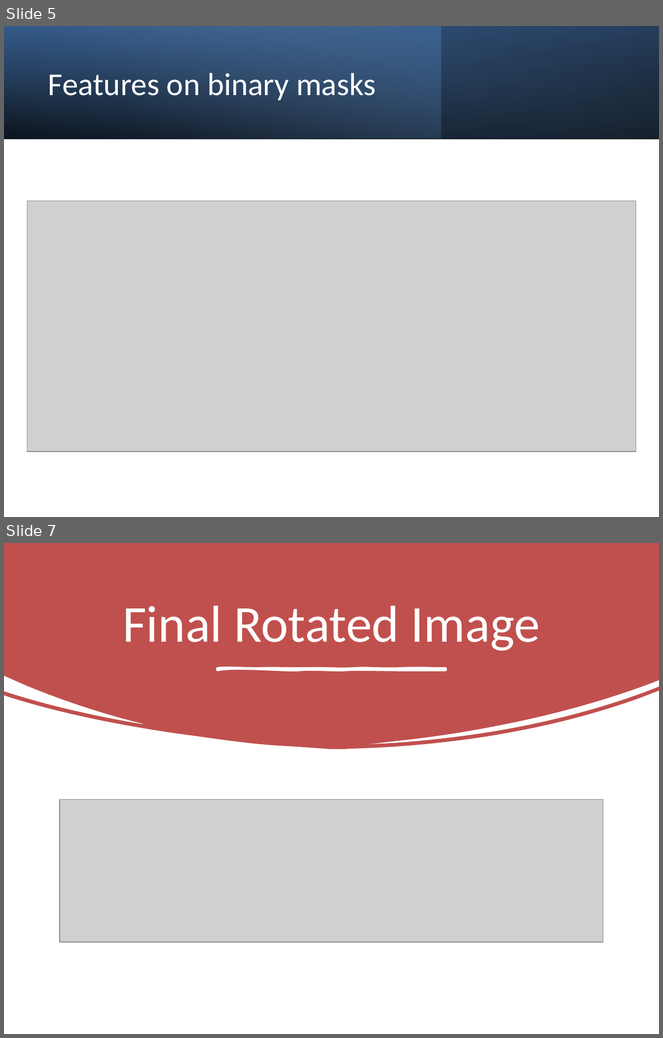
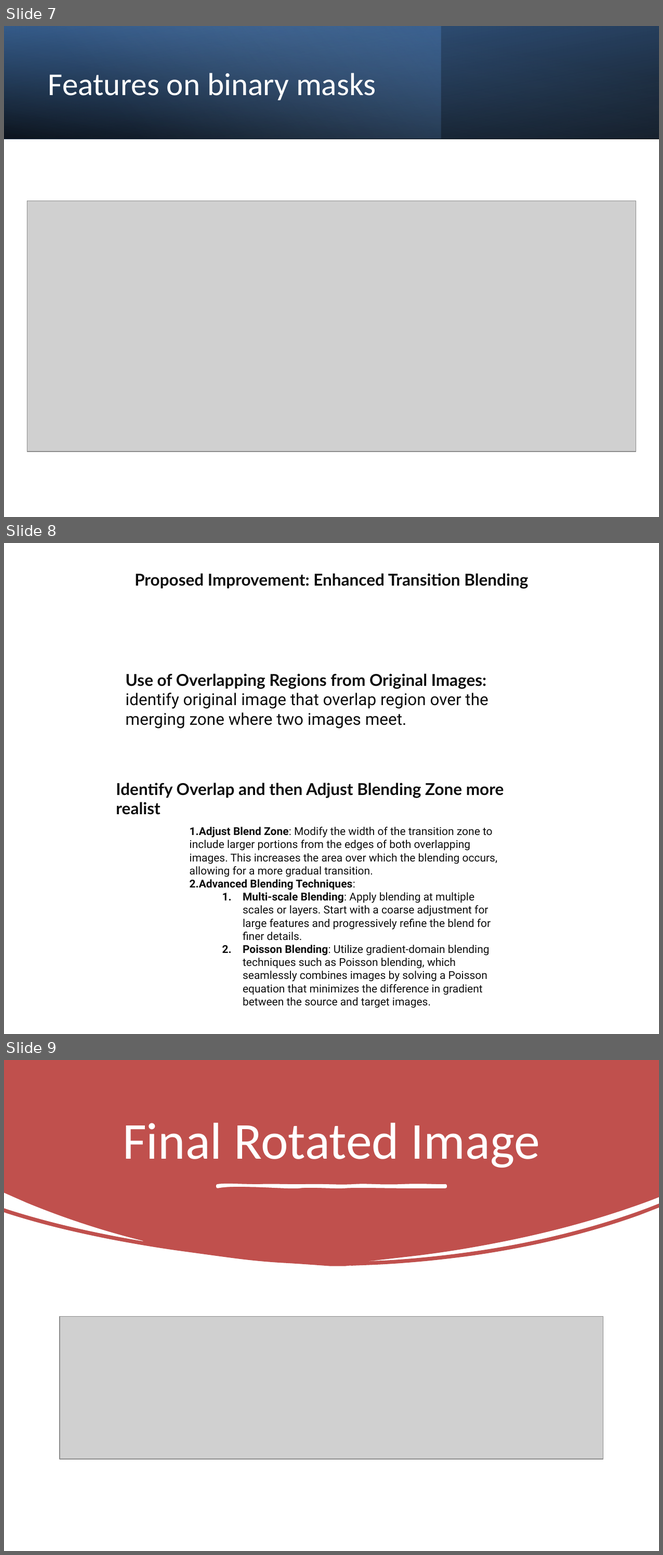
Before and after one commit to mpredut/fordaq, a slide deck: doc/Final_Image_Processing_Presentation.pptx. Shown one above the other, each under a label of ours: slides 5 and 7 before the commit, slides 7, 8 and 9 after it; the slides between them are not shown. The pictures are 663x1038 and 663x1555 pixels, drawn with LibreOffice and Linux fonts; fonts in the diff are those of the drawing; grey boxes stand for pictures. Boxes give left, top, right and bottom in pixels: in the first picture for what was removed or moved away, otherwise in the second. Text is boxed around its words. In the diff, an @@ line names an element or a change of style, - is before the commit and + after.

```diff
--- a/doc/Final_Image_Processing_Presentation.pptx
+++ b/doc/Final_Image_Processing_Presentation.pptx
@@ slide 8 added at (4,543,659,1034), background #FFFFFF @@
@@ title added at (135,573,528,589), 18 pt, text #0D0D0D, bold @@
+Proposed Improvement: Enhanced Transition Blending
@@ text added at (126,674,488,729), 18 pt, text #0D0D0D @@
+Use of Overlapping Regions from Original Images: identify original image that overlap region over the merging zone where two images meet.
@@ text added at (116,783,504,815), 18 pt, text #0D0D0D, bold @@
+Identify Overlap and then Adjust Blending Zone more realist
@@ text added at (190,827,497,1008), 12 pt, text #0D0D0D @@
+1. Adjust Blend Zone: Modify the width of the transition zone to include larger portions from the edges of both overlapping images. This increases the area over which the blending occurs, allowing for a more gradual transition.
+2. Advanced Blending Techniques:
+  1. Multi-scale Blending: Apply blending at multiple scales or layers. Start with a coarse adjustment for large features and progressively refine the blend for finer details.
+  2. Poisson Blending: Utilize gradient-domain blending techniques such as Poisson blending, which seamlessly combines images by solving a Poisson equation that minimizes the difference in gradient between the source and target images.
@@ what was slide 5 is now slide 7 @@
@@ what was slide 7 is now slide 9 @@
```
Also in this commit, not shown: 1 other slide added, 3 other files.
